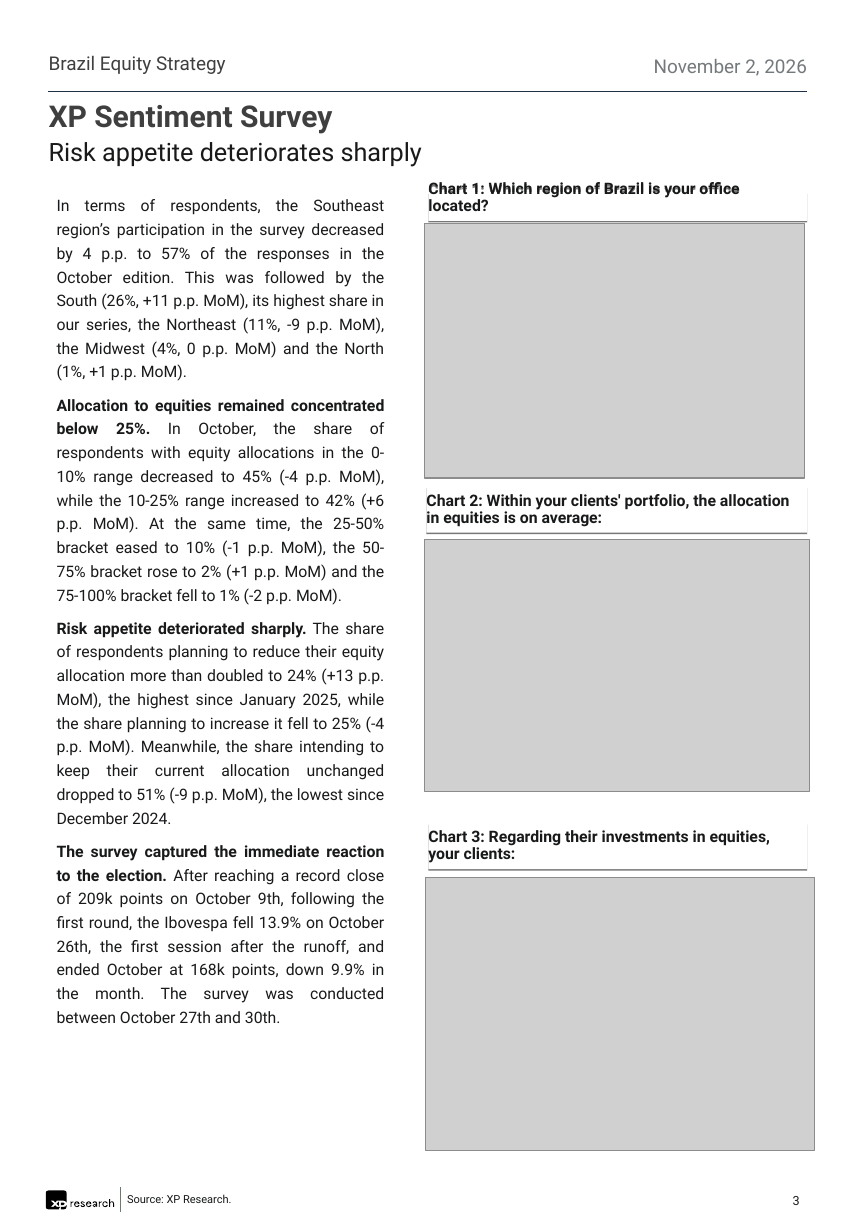
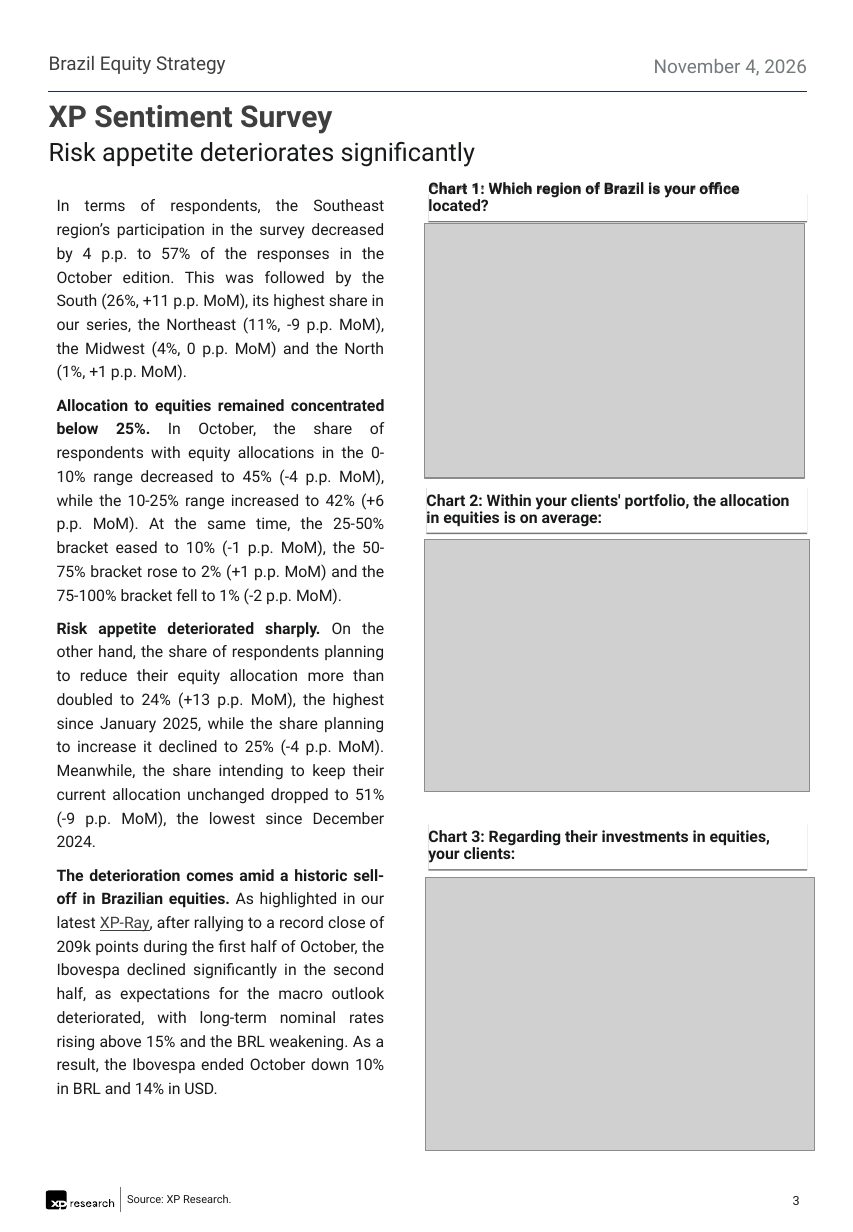
Before and after one commit to CaioLSouza/datasets, a slide deck: slide 3 of pesquisa_assessores_outubro_2026/XP IFAs Sentiment Survey - October 2026.pptx. Drawn at 853x1232 pixels with LibreOffice and Linux fonts; fonts in the diff are those of the drawing; grey boxes stand for pictures. Boxes give left, top, right and bottom in pixels: in the first picture for what was removed or moved away, otherwise in the second. Text is boxed around its words. In the diff, an @@ line names an element or a change of style, - is before the commit and + after.

```diff
--- a/pesquisa_assessores_outubro_2026/XP IFAs Sentiment Survey - October 2026.pptx
+++ b/pesquisa_assessores_outubro_2026/XP IFAs Sentiment Survey - October 2026.pptx
@@ text at [654, 59, 807, 76]: text changed @@
-November 2, 2026
+November 4, 2026
@@ text at [49, 142, 475, 167]: text changed @@
-Risk appetite deteriorates sharply
+Risk appetite deteriorates significantly
@@ text at [57, 622, 385, 1094]: text changed @@
-Risk appetite deteriorated sharply. The share of respondents planning to reduce their equity allocation more than doubled to 24% (+13 p.p. MoM), the highest since January 2025, while the share planning to increase it fell to 25% (-4 p.p. MoM). Meanwhile, the share intending to keep their current allocation unchanged dropped to 51% (-9 p.p. MoM), the lowest since December 2024.
-The survey captured the immediate reaction to the election. After reaching a record close of 209k points on October 9th, following the first round, the Ibovespa fell 13.9% on October 26th, the first session after the runoff, and ended October at 168k points, down 9.9% in the month. The survey was conducted between October 27th and 30th.
+Risk appetite deteriorated sharply. On the other hand, the share of respondents planning to reduce their equity allocation more than doubled to 24% (+13 p.p. MoM), the highest since January 2025, while the share planning to increase it declined to 25% (-4 p.p. MoM). Meanwhile, the share intending to keep their current allocation unchanged dropped to 51% (-9 p.p. MoM), the lowest since December 2024.
+The deterioration comes amid a historic sell-off in Brazilian equities. As highlighted in our latest XP-Ray, after rallying to a record close of 209k points during the first half of October, the Ibovespa declined significantly in the second half, as expectations for the macro outlook deteriorated, with long-term nominal rates rising above 15% and the BRL weakening. As a result, the Ibovespa ended October down 10% in BRL and 14% in USD.
```
Also in this commit, not shown: 6 other slides changed, 3 other files.
